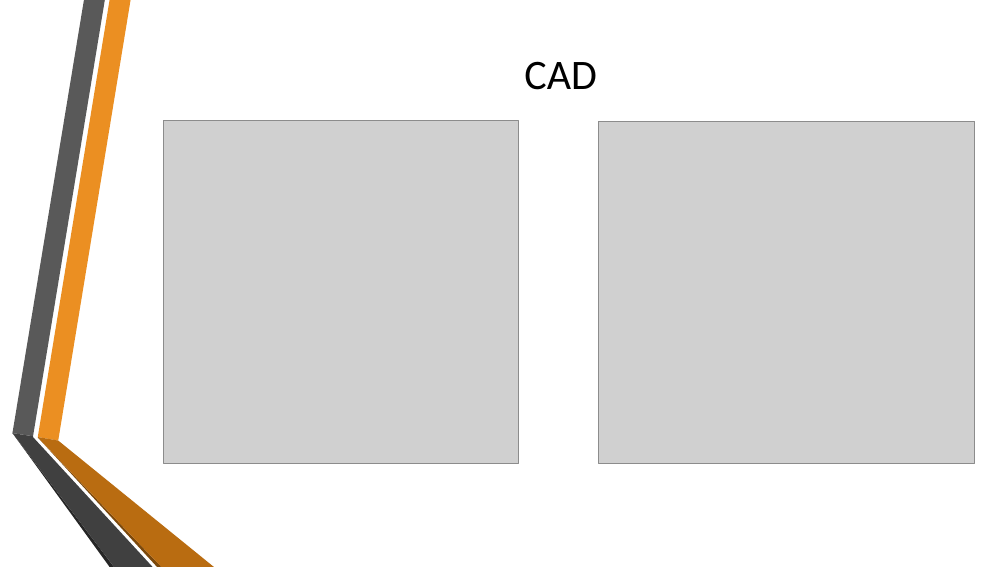
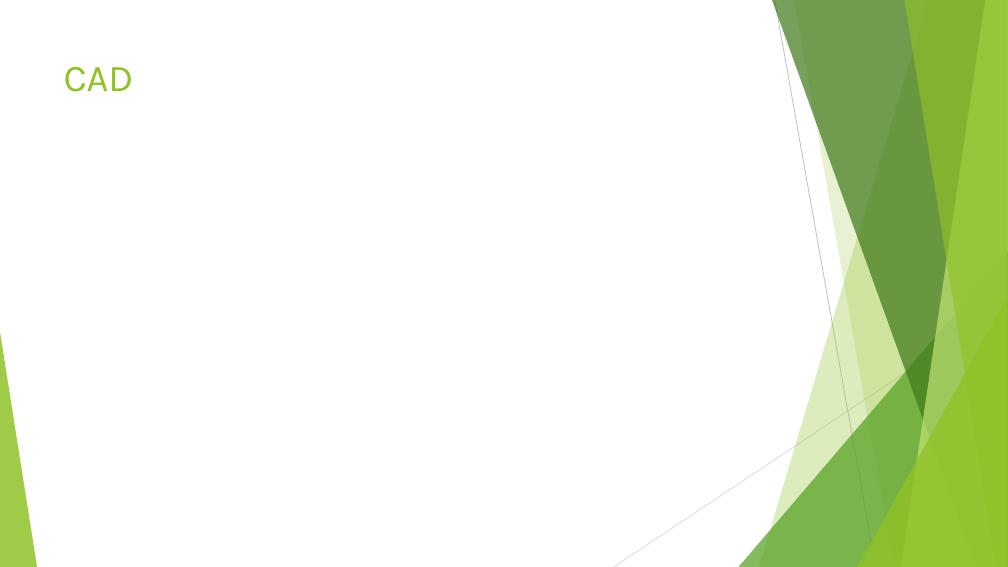
Before and after one commit to iliade88/Carmander, a slide deck: slide 19 of Presentacion.pptx (slide 6 before the commit). Drawn at 1008x567 pixels with LibreOffice and Linux fonts; fonts in the diff are those of the drawing; grey boxes stand for pictures. Boxes give left, top, right and bottom in pixels: in the first picture for what was removed or moved away, otherwise in the second. Text is boxed around its words. In the diff, an @@ line names an element or a change of style, - is before the commit and + after.

```diff
--- a/Presentacion.pptx
+++ b/Presentacion.pptx
@@ title "CAD": place and size @@
-title "CAD" at [524, 61, 596, 90]
+title "CAD" at [64, 67, 134, 92]
@@ title "CAD" at [64, 67, 134, 92]: size 40 to 36 pt, font Calibri to Karla, text colour #000000 to #90C226; alignment centre to left; vertical alignment middle to top @@
@@ picture removed at [164, 121, 520, 464] @@
@@ picture removed at [598, 121, 975, 464] @@
@@ group added at [0, 0, 1008, 567]: 5 freeform shapes, 3 triangles, 2 lines @@
@@ group removed at [12, 0, 214, 567]: 6 freeform shapes @@
```
Also in this commit, not shown: 19 slides added, 5 slides removed, 10 other files.
